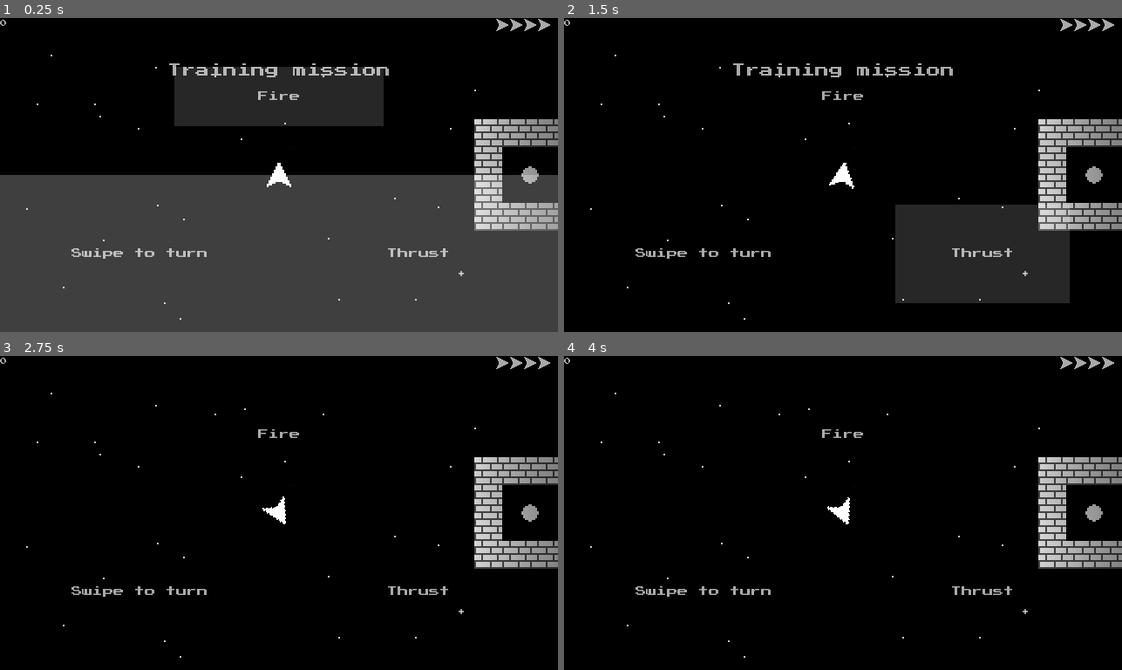
Above: before the commit, frames 1-4 (two rows, left to right).
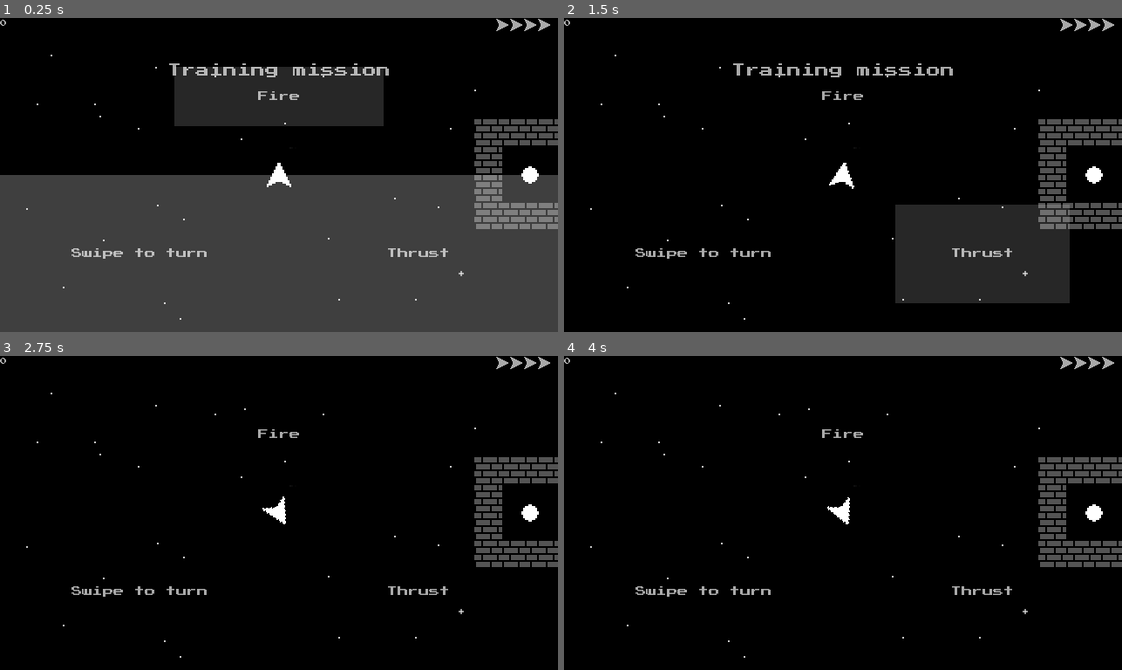
Above: after the commit, the same moments.

Repository: gerald1248/hollows-ng
Game: Godot game, scene res://scenes/main.tscn
The game is run twice, just before and just after one commit, with the same random seed, the same clock (stepped at 60 frames per second) and the same inputs. This scene is started directly instead of the project's main scene.
Inputs (mouse positions are in pixels of both pictures, inside the frame that each line leads up to):
- Up to frame 1 (0.25 s): no input
- Up to frame 2 (1.5 s): move the mouse to (965, 159) at 0.52 s; hold Right (ui_right) 0.53-1.25 s; hold P 0.53-1.25 s; click (965, 159) at 0.67 s; tap Space at 0.77 s; click "Continue" at 1.25 s
- Up to frame 3 (2.75 s): tap Enter at 2 s; drag from (167, 528) to (491, 472) at 2.02 s
- Up to frame 4 (4 s): move the mouse to (898, 443) at 2.77 s; hold Right (ui_right) 2.78-3.5 s; hold P 2.78-3.5 s; click "Continue" at 3.5 s

The runs differ from the first frame. In frame 1, 3.7% of the frame differs, in the area x 85-100%, y 32-68%; in frame 2, 3.7%; in frame 3, 3.7%; in frame 4, 3.7%.
Error in both runs: Invalid get index 'x' (on base: 'Nil'). (res://scripts/hud.gd:29)

Commit message:
dropped canvas modulation

Diff:
--- a/scenes/level01-1.tscn
+++ b/scenes/level01-1.tscn
@@ -4,11 +4,9 @@
 [ext_resource path="res://scripts/level01-1.gd" type="Script" id=2]
 
 [node name="terrain" type="TileMap"]
+z_as_relative = false
 tile_set = ExtResource( 1 )
 cell_size = Vector2( 16, 16 )
 format = 1
 tile_data = PoolIntArray( 131070, 1, 0, 131071, 3, 0, 65537, 8, 0, 65538, 0, 0, 65539, 0, 0, 196604, 8, 0, 196605, 0, 0 …(3551 unchanged characters)…
 script = ExtResource( 2 )
-
-[node name="CanvasModulate" type="CanvasModulate" parent="."]
-color = Color( 0.376471, 0.376471, 0.376471, 1 )
--- a/scenes/level01.tscn
+++ b/scenes/level01.tscn
@@ -9,6 +9,3 @@
 collision_use_kinematic = true
 format = 1
 script = ExtResource( 2 )
-
-[node name="CanvasModulate" type="CanvasModulate" parent="."]
-color = Color( 0.376471, 0.376471, 0.376471, 1 )
--- a/scenes/level02-inv.tscn
+++ b/scenes/level02-inv.tscn
@@ -10,6 +10,3 @@
 format = 1
 tile_data = PoolIntArray( 65537, 1, 0, 65538, 0, 0, 65539, 2, 0, 196597, 1, 0, 196598, 0, 0, 196599, 2, 0, 196603, 1, 0 …(4684 unchanged characters)…
 script = ExtResource( 2 )
-
-[node name="CanvasModulate" type="CanvasModulate" parent="."]
-color = Color( 0.376471, 0.376471, 0.376471, 1 )
--- a/scenes/level02.tscn
+++ b/scenes/level02.tscn
@@ -10,6 +10,3 @@
 format = 1
 tile_data = PoolIntArray( 65537, 1, 0, 65538, 0, 0, 65539, 2, 0, 196597, 1, 0, 196598, 0, 0, 196599, 2, 0, 196603, 1, 0 …(4684 unchanged characters)…
 script = ExtResource( 2 )
-
-[node name="CanvasModulate" type="CanvasModulate" parent="."]
-color = Color( 0.376471, 0.376471, 0.376471, 1 )
--- a/scenes/level03.tscn
+++ b/scenes/level03.tscn
@@ -10,6 +10,3 @@
 format = 1
 tile_data = PoolIntArray( -589830, 1, 0, -589829, 0, 0, -589828, 0, 0, -589827, 0, 0, -589826, 0, 0, -589825, 0, 0, -65 …(3876 unchanged characters)…
 script = ExtResource( 2 )
-
-[node name="CanvasModulate" type="CanvasModulate" parent="."]
-color = Color( 0.376471, 0.376471, 0.376471, 1 )
--- a/scenes/level04.tscn
+++ b/scenes/level04.tscn
@@ -10,6 +10,3 @@
 format = 1
 tile_data = PoolIntArray( -524302, 0, 0, -524301, 0, 0, -524300, 0, 0, -524299, 0, 0, -524298, 0, 0, -524297, 0, 0, -52 …(4871 unchanged characters)…
 script = ExtResource( 2 )
-
-[node name="CanvasModulate" type="CanvasModulate" parent="."]
-color = Color( 0.376471, 0.376471, 0.376471, 1 )
--- a/scenes/main.tscn
+++ b/scenes/main.tscn
@@ -439,8 +439,10 @@
 script = ExtResource( 14 )
 
 [node name="Light2D" type="Light2D" parent="."]
+light_mask = 524288
 texture = ExtResource( 15 )
-texture_scale = 0.4
+texture_scale = 0.2
+energy = 1.5
 shadow_enabled = true
 
 [node name="sample-laser" type="AudioStreamPlayer" parent="."]
--- a/scenes/splash.tscn
+++ b/scenes/splash.tscn
@@ -46,9 +46,9 @@
 vframes = 2
 
 [node name="footer" type="Label" parent="."]
-margin_top = 164.0
+margin_top = 158.0
 margin_right = 320.0
-margin_bottom = 176.0
+margin_bottom = 170.0
 custom_fonts/font = SubResource( 1 )
 custom_colors/font_color = Color( 0.666667, 0.666667, 0.666667, 1 )
 custom_colors/font_outline_modulate = Color( 0, 0, 0, 1 )
Binary file changed: tiles/tileset64x64.png
